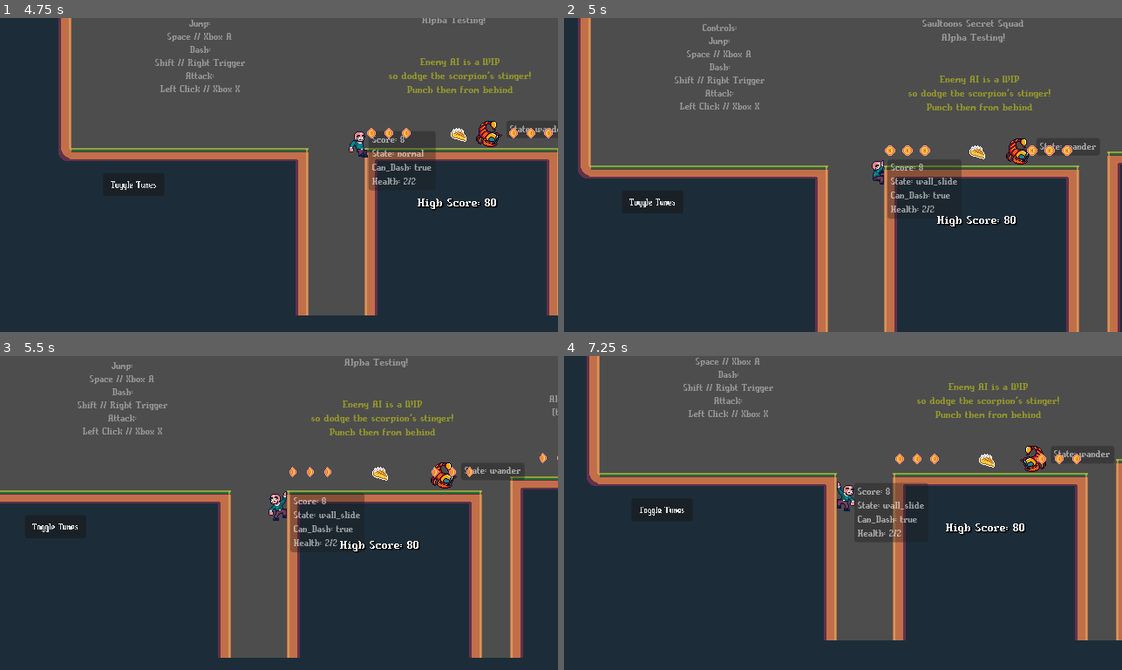
Above: before the commit, frames 1-4 (two rows, left to right).
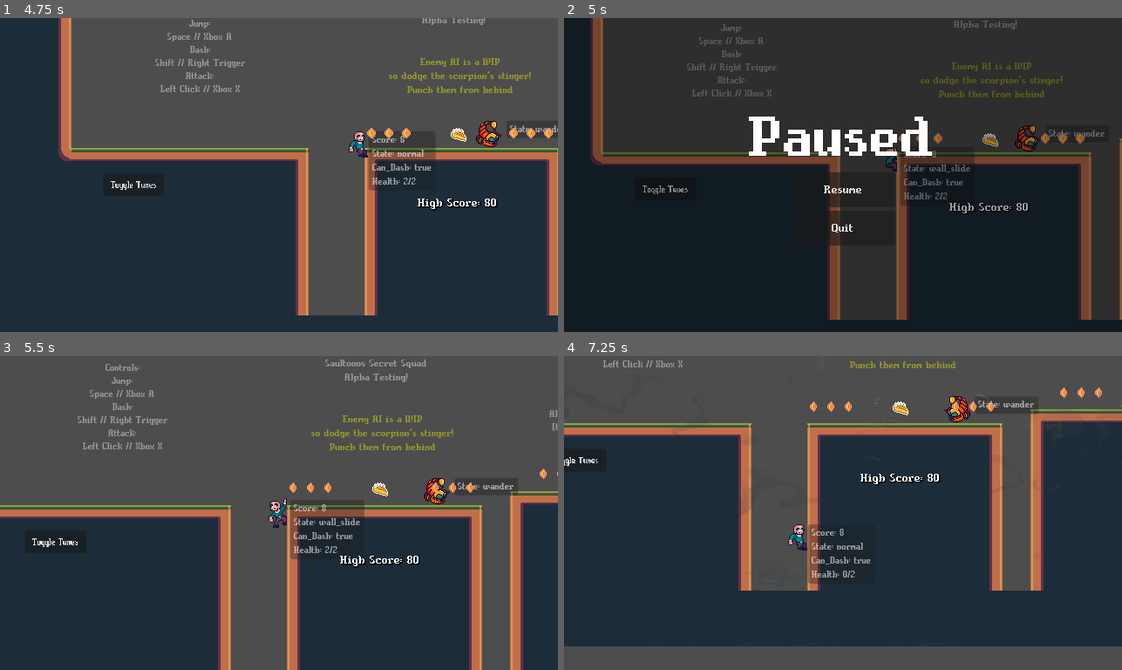
Above: after the commit, the same moments.

Repository: Aleiocus/The-Gallery-Heist
Game: Godot game, scene res://Scenes/Game/Levels/testing.tscn
Same seed, same stepped clock (60 frames per second), same inputs: the game is played once before the commit and once after it.
Inputs (mouse positions are in pixels of both pictures, inside the frame that each line leads up to):
- Up to frame 1 (4.75 s): click "Toggle Tunes" at 0.5 s; move the mouse to (401, 159) at 1.27 s; hold D (right) 1.28-2.78 s; click (401, 159) at 1.35 s; tap Space (jump) at 1.52, 2.27, 3.77, 4.52 s; tap Shift (dash) at 1.55, 2.1, 3.05, 3.6, 4.55 s; move the mouse to (167, 190) at 2.02 s; click (167, 190) at 2.3 s; move the mouse to (334, 105) at 2.77 s; hold A (left) 2.78-3.53 s; click (334, 105) at 2.85 s; move the mouse to (251, 237) at 3.52 s; hold D (right) from 3.53 s (still down); click (251, 237) at 3.8 s; move the mouse to (446, 222) at 4.27 s; click (446, 222) at 4.35 s
- Up to frame 2 (5 s): keep holding D (right); tap Escape (pause, bound only after the commit) at 4.9 s
- Up to frame 3 (5.5 s): release D (right) at 5 s; click (279, 528) at 5 s, where only the run after the commit has a clickable "Resume"
- Up to frame 4 (7.25 s): move the mouse to (675, 465) at 5.77 s; hold A (left) 5.78-6.53 s; tap Shift (dash) at 5.85, 6.8 s; tap Space (jump) at 6.02 s; click (675, 465) at 6.05 s; move the mouse to (870, 513) at 6.52 s; hold D (right) from 6.53 s (still down); click (870, 513) at 6.6 s

Frame 1 is identical in both runs. In frame 2, 64% of the frame differs, in the area x 2-100%, y 0-100%; in frame 3, 13%; in frame 4, 48%.

Commit message:
implemented pausing level, moved some logic from World to Level

Diff:
--- a/Scenes/Game/Levels/level.tscn
+++ b/Scenes/Game/Levels/level.tscn
@@ -1,6 +1,7 @@
-[gd_scene load_steps=4 format=3 uid="uid://b84n1i2bwxbmr"]
+[gd_scene load_steps=5 format=3 uid="uid://b84n1i2bwxbmr"]
 
 [ext_resource type="Script" path="res://Scripts/Level Scripts/level.gd" id="1_b5vho"]
+[ext_resource type="Script" path="res://Scripts/Level Scripts/level_pause_manager.gd" id="2_at6do"]
 [ext_resource type="PackedScene" uid="uid://crjtftvmkahqx" path="res://Scenes/Characters/Saul/saul.tscn" id="2_wyn7p"]
 [ext_resource type="PackedScene" uid="uid://dhssfh3cjjl5q" path="res://Scenes/Objects/level_camera.tscn" id="3_ro6gx"]
 
@@ -8,6 +9,45 @@
 script = ExtResource("1_b5vho")
 
 [node name="UI" type="CanvasLayer" parent="."]
+
+[node name="PauseManager" type="MarginContainer" parent="UI"]
+process_mode = 3
+visible = false
+anchors_preset = 15
+anchor_right = 1.0
+anchor_bottom = 1.0
+grow_horizontal = 2
+grow_vertical = 2
+script = ExtResource("2_at6do")
+
+[node name="ColorRect" type="ColorRect" parent="UI/PauseManager"]
+modulate = Color(1, 1, 1, 0.392157)
+layout_mode = 2
+color = Color(0, 0, 0, 1)
+
+[node name="VBoxContainer" type="VBoxContainer" parent="UI/PauseManager"]
+layout_mode = 2
+size_flags_vertical = 4
+
+[node name="Label" type="Label" parent="UI/PauseManager/VBoxContainer"]
+layout_mode = 2
+size_flags_horizontal = 4
+theme_override_font_sizes/font_size = 80
+text = "Paused"
+
+[node name="Resume" type="Button" parent="UI/PauseManager/VBoxContainer"]
+custom_minimum_size = Vector2(120, 40)
+layout_mode = 2
+size_flags_horizontal = 4
+focus_mode = 0
+text = "Resume"
+
+[node name="Quit" type="Button" parent="UI/PauseManager/VBoxContainer"]
+custom_minimum_size = Vector2(120, 40)
+layout_mode = 2
+size_flags_horizontal = 4
+focus_mode = 0
+text = "Quit"
 
 [node name="TileMap" type="TileMap" parent="."]
 format = 2
@@ -23,3 +63,6 @@
 [node name="CameraTriggers" type="Node2D" parent="."]
 
 [node name="MusicPlayer" type="AudioStreamPlayer" parent="."]
+
+[connection signal="pressed" from="UI/PauseManager/VBoxContainer/Resume" to="UI/PauseManager" method="_on_resume_pressed"]
+[connection signal="pressed" from="UI/PauseManager/VBoxContainer/Quit" to="UI/PauseManager" method="_on_quit_pressed"]
--- a/Scenes/Objects/dash_trail.gd
+++ b/Scenes/Objects/dash_trail.gd
@@ -12,7 +12,7 @@
 	global_position = Vector2.ZERO
 
 	if _is_active:
-		add_point(World.player.global_position)
+		add_point(World.level.player.global_position)
 		if points.size() >= _max_length:
 			remove_point(0)
 
--- a/Scenes/autoloads/scene_manager.tscn
+++ b/Scenes/autoloads/scene_manager.tscn
@@ -16,6 +16,7 @@
 shader_parameter/noise = SubResource("NoiseTexture2D_7ksfy")
 
 [node name="SceneManager" type="CanvasLayer"]
+process_mode = 3
 layer = 99
 script = ExtResource("1_2ux1k")
 
--- a/Scripts/Camera System/camera_trigger.gd
+++ b/Scripts/Camera System/camera_trigger.gd
@@ -14,21 +14,21 @@
 
 func _ready():
 	if Engine.is_editor_hint() == false && _is_starting_state:
-		await get_tree().current_scene.ready
+		await get_tree().process_frame
 		_apply_camera_state()
 
 func _on_body_entered(body : Node2D):
-	if body is Player && _trigger_state != World.level_camera.get_state():
+	if body is Player && _trigger_state != World.level.level_camera.get_state():
 		_apply_camera_state()
 
 func _apply_camera_state():
 	match _trigger_state:
 		LevelCamera.CameraState.idle:
-			World.level_camera.change_state_idle(_idle_position, _target_zoom)
+			World.level.level_camera.change_state_idle(_idle_position, _target_zoom)
 		LevelCamera.CameraState.clamped:
-			World.level_camera.change_state_clamped(_clamped_limits, _target_zoom)
+			World.level.level_camera.change_state_clamped(_clamped_limits, _target_zoom)
 		LevelCamera.CameraState.free:
-			World.level_camera.change_state_free(_target_zoom)
+			World.level.level_camera.change_state_free(_target_zoom)
 
 func _validate_property(property: Dictionary):
 	# TODO: hide properties instead of disabling them
--- a/Scripts/Camera System/level_camera.gd
+++ b/Scripts/Camera System/level_camera.gd
@@ -30,8 +30,6 @@
 
 
 func _ready():
-	World.level_camera = self
-
 	if _debug_force_free:
 		change_state_free(Vector2.ONE)
 
@@ -40,6 +38,7 @@
 	if zoom != _target_zoom:
 		zoom.x = move_toward(zoom.x, _target_zoom.x, _zoom_speed * delta)
 		zoom.y = move_toward(zoom.y, _target_zoom.y, _zoom_speed * delta)
+	var player : Player = World.level.player
 
 	# calc camera movement speed
 	var distance_speed_modifier : float
@@ -50,7 +49,7 @@
 		final_speed = (_speed + distance_speed_modifier) * delta
 	elif _curr_state == CameraState.clamped || _curr_state == CameraState.free:
 		distance_speed_modifier =\
-			global_position.distance_to(World.player.global_position) * _distance_factor
+			global_position.distance_to(player.global_position) * _distance_factor
 		final_speed = (_speed + distance_speed_modifier) * delta
 
 	# calc destination
@@ -58,10 +57,10 @@
 	if _curr_state == CameraState.idle:
 		target_position = _target_position
 	elif _curr_state == CameraState.clamped || _curr_state == CameraState.free:
-		var velocity_offset : float = World.player.velocity.length() * _player_velocity_factor
+		var velocity_offset : float = player.velocity.length() * _player_velocity_factor
 		target_position = Vector2(
-			World.player.global_position.x + sign(World.player.velocity.x) * (_look_ahead_offset + velocity_offset),
-			World.player.global_position.y + sign(World.player.velocity.y) * (velocity_offset)
+			player.global_position.x + sign(player.velocity.x) * (_look_ahead_offset + velocity_offset),
+			player.global_position.y + sign(player.velocity.y) * (velocity_offset)
 		)
 
 	if _curr_state == CameraState.clamped:
--- a/Scripts/Characters/saul.gd
+++ b/Scripts/Characters/saul.gd
@@ -53,7 +53,6 @@
 	_max_health = 2
 	_health = _max_health
 
-	World.player = self
 	_state_machine.add_state("normal", Callable(), Callable(), _state_normal_process, _state_normal_ph_process)
 	_state_machine.add_state("dash", _state_dash_switch_to, _state_dash_switch_from, Callable(), _state_dash_ph_process)
 	_state_machine.add_state("wall_slide", _state_wall_slide_switch_to, Callable(), Callable(), _state_wall_slide_ph_process)
@@ -106,7 +105,7 @@
 		_sfx["game_over"].play()
 		died.emit()
 	else:
-		World.level_camera.shake(LevelCamera.ShakeLevel.low, _damage_shake_duration)
+		World.level.level_camera.shake(LevelCamera.ShakeLevel.low, _damage_shake_duration)
 		_damaged_sfx.play()
 
 # use instead of _sprite.play() to avoid replaying the same animation from the start when it's already playing
@@ -193,7 +192,7 @@
 		_state_machine.change_state("dash")
 		return
 
-	if Input.is_action_just_pressed("Basic Attack"):
+	if Input.is_action_just_pressed("attack_basic"):
 		_state_machine.change_state("attack")
 
 func _state_wall_slide_switch_to(from : StringName):
@@ -223,7 +222,7 @@
 	move_and_slide()
 
 func _state_dash_switch_to(from : StringName):
-	World.level_camera.shake(LevelCamera.ShakeLevel.low, _dash_shake_duration)
+	World.level.level_camera.shake(LevelCamera.ShakeLevel.low, _dash_shake_duration)
 	_sfx["dash"].play()
 	_dash_trail.set_active(true)
 	_dash_timer.start()
--- a/Scripts/Level Scripts/level.gd
+++ b/Scripts/Level Scripts/level.gd
@@ -5,13 +5,15 @@
 #       UI and score
 #       dialogue player object
 #       music
-#       pausing
 const death_height_y : float = 0.0
+
+# level dependencies
+@onready var player : Player = $Characters/Saul
+@onready var level_camera : LevelCamera = $LevelCamera
 
 
 func _ready():
-	World.level = self
-	World.player.died.connect(_on_player_died)
+	player.died.connect(_on_player_died)
 
 func _on_player_died():
 	SceneManager.restart_scene()
--- /dev/null
+++ b/Scripts/Level Scripts/level_pause_manager.gd
@@ -0,0 +1,21 @@
+extends MarginContainer
+
+
+func _input(event : InputEvent):
+	if event.is_action_pressed("pause"):
+		_set_pause(!get_tree().paused)
+
+func _on_resume_pressed():
+	_set_pause(false)
+
+func _on_quit_pressed():
+	# we can go to main menu or something later..
+	get_tree().quit()
+
+func _set_pause(pause : bool):
+	if pause:
+		get_tree().paused = true
+		show()
+	else:
+		get_tree().paused = false
+		hide()
--- a/Scripts/Level Scripts/testing.gd
+++ b/Scripts/Level Scripts/testing.gd
@@ -11,8 +11,8 @@
 	for node in get_tree().get_nodes_in_group("Enemy"):
 		node.give_score.connect(_give_score)
 
-func _give_score(amount):
-	World.player.get_score(amount)
+func _give_score(amount : int):
+	player.get_score(amount)
 
 func _process(delta : float):
 	high_score = World.high_score
--- a/Scripts/Managers/scene_manager.gd
+++ b/Scripts/Managers/scene_manager.gd
@@ -1,4 +1,6 @@
 extends CanvasLayer
+
+signal scene_changed
 
 @onready var _transition_rect : TextureRect = $ScreenTransition
 
@@ -21,7 +23,11 @@
 
 	# change scene
 	get_tree().change_scene_to_file(scene_path)
-	World.clear()
+	get_tree().process_frame.connect(
+		# there is no emit_deferred, so we do it manually
+		func(): scene_changed.emit(),
+		CONNECT_ONE_SHOT
+	)
 
 	# transition out
 	var transition_tween : Tween = create_tween().set_ease(Tween.EASE_OUT).set_trans(Tween.TRANS_QUAD)
--- a/Scripts/Managers/world.gd
+++ b/Scripts/Managers/world.gd
@@ -1,11 +1,10 @@
 extends Node
 
-# Global class for dependency management between level objects
+# global data
 
 var level : Level
-var player : Player
-var level_camera : LevelCamera
 var artwork_recoverd : Dictionary
+var unlocked_levels : Array
 var current_score : float :
 	set(value):
 		current_score = value
@@ -14,12 +13,12 @@
 
 var high_score : float
 
-func clear():
-	# NOTE: for now this gets called on scene changed, in the future
-	#       we'd want to call this specificaly when changing to a "Level" scene
-	level = null
-	player = null
-	level_camera = null
-	artwork_recoverd = {}
-	current_score = 0.0
-	high_score = 0.0
+func _ready():
+	SceneManager.scene_changed.connect(_on_scene_changed)
+	_on_scene_changed() # call for starting scene
+
+func _on_scene_changed():
+	if get_tree().current_scene is Level:
+		level = get_tree().current_scene
+	else:
+		level = null
--- a/project.godot
+++ b/project.godot
@@ -99,10 +99,16 @@
 "events": [Object(InputEventKey,"resource_local_to_scene":false,"resource_name":"","device":-1,"window_id":0,"alt_press …(182 unchanged characters)…
 ]
 }
-"Basic Attack"={
+attack_basic={
 "deadzone": 0.5,
 "events": [Object(InputEventMouseButton,"resource_local_to_scene":false,"resource_name":"","device":-1,"window_id":0,"a …(258 unchanged characters)…
 , Object(InputEventJoypadButton,"resource_local_to_scene":false,"resource_name":"","device":-1,"button_index":2,"pressure":0.0,"pressed":true,"script":null)
+]
+}
+pause={
+"deadzone": 0.5,
+"events": [Object(InputEventKey,"resource_local_to_scene":false,"resource_name":"","device":-1,"window_id":0,"alt_pressed":false,"shift_pressed":false,"ctrl_pressed":false,"meta_pressed":false,"pressed":false,"keycode":0,"physical_keycode":4194305,"key_label":0,"unicode":0,"echo":false,"script":null)
+, Object(InputEventKey,"resource_local_to_scene":false,"resource_name":"","device":-1,"window_id":0,"alt_pressed":false,"shift_pressed":false,"ctrl_pressed":false,"meta_pressed":false,"pressed":false,"keycode":0,"physical_keycode":80,"key_label":0,"unicode":112,"echo":false,"script":null)
 ]
 }
 
